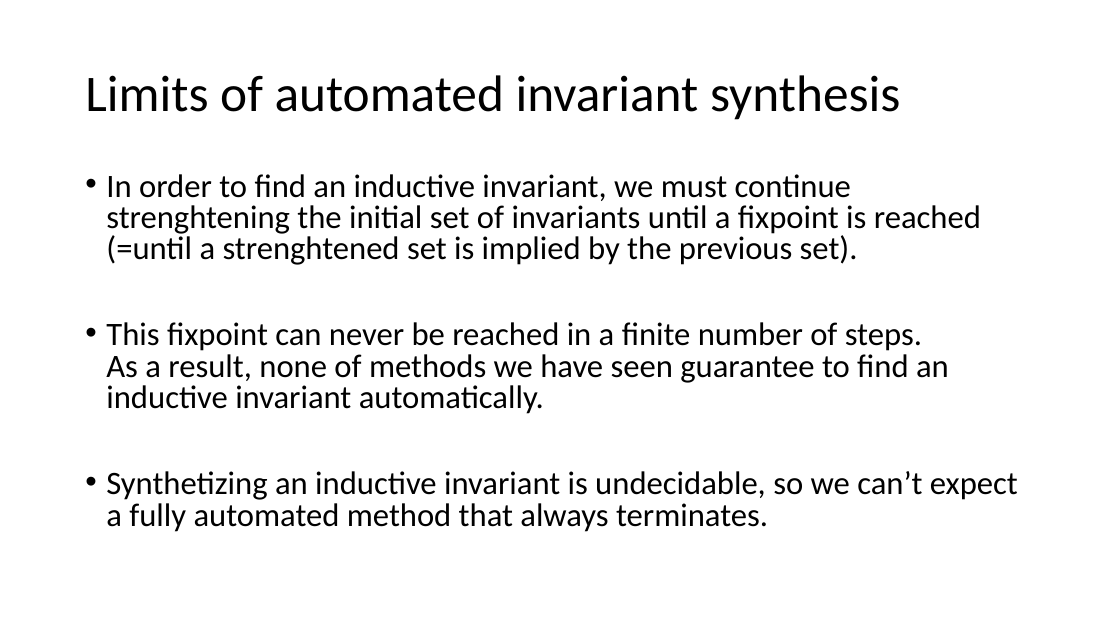
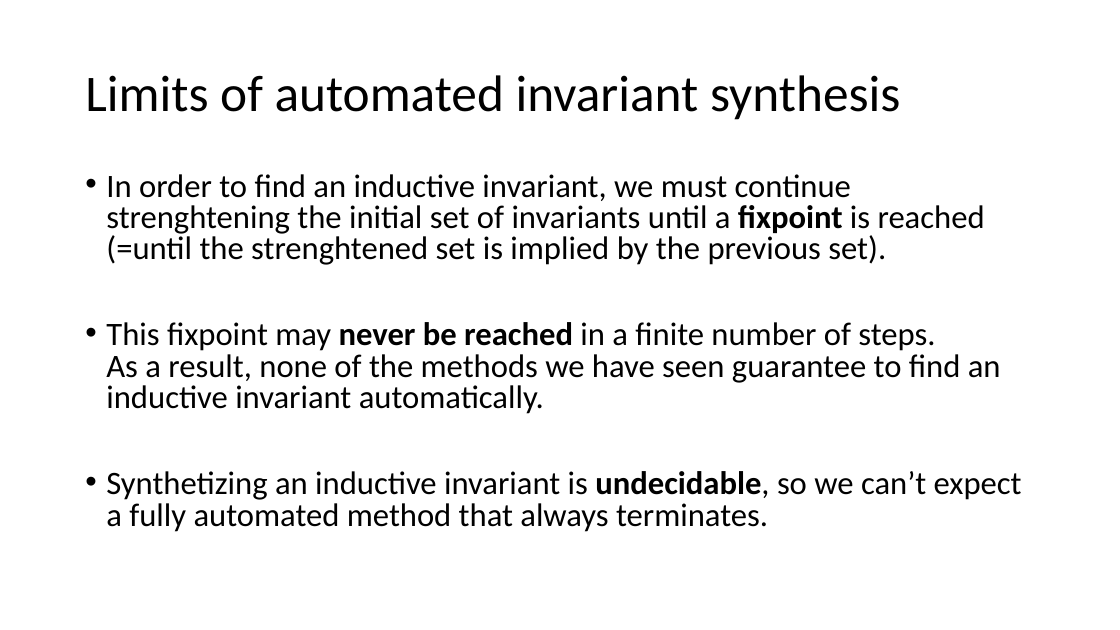
Before and after one commit to tjhance/ivy-research, a slide deck: slide 5 of invariant_synthesis/Invariant Synthesis.pptx. Drawn at 1120x630 pixels with LibreOffice and Linux fonts; fonts in the diff are those of the drawing. Boxes give left, top, right and bottom in pixels: in the first picture for what was removed or moved away, otherwise in the second. Text is boxed around its words. In the diff, an @@ line names an element or a change of style, - is before the commit and + after.

```diff
--- a/invariant_synthesis/Invariant Synthesis.pptx
+++ b/invariant_synthesis/Invariant Synthesis.pptx
@@ text at (106, 174, 1001, 414): text changed @@
-• In order to find an inductive invariant, we must continue strenghtening the initial set of invariants until a fixpoint is reached (=until a strenghtened set is implied by the previous set).
-• This fixpoint can never be reached in a finite number of steps.
-  As a result, none of methods we have seen guarantee to find an inductive invariant automatically.
+• In order to find an inductive invariant, we must continue strenghtening the initial set of invariants until a fixpoint is reached (=until the strenghtened set is implied by the previous set).
+• This fixpoint may never be reached in a finite number of steps.
+  As a result, none of the methods we have seen guarantee to find an inductive invariant automatically.
@@ text at (106, 471, 1022, 532): bold on in "undecidable," @@
```
Also in this commit, not shown: 2 other slides changed, 13 slides added, 4 slides removed, 2 other files.
